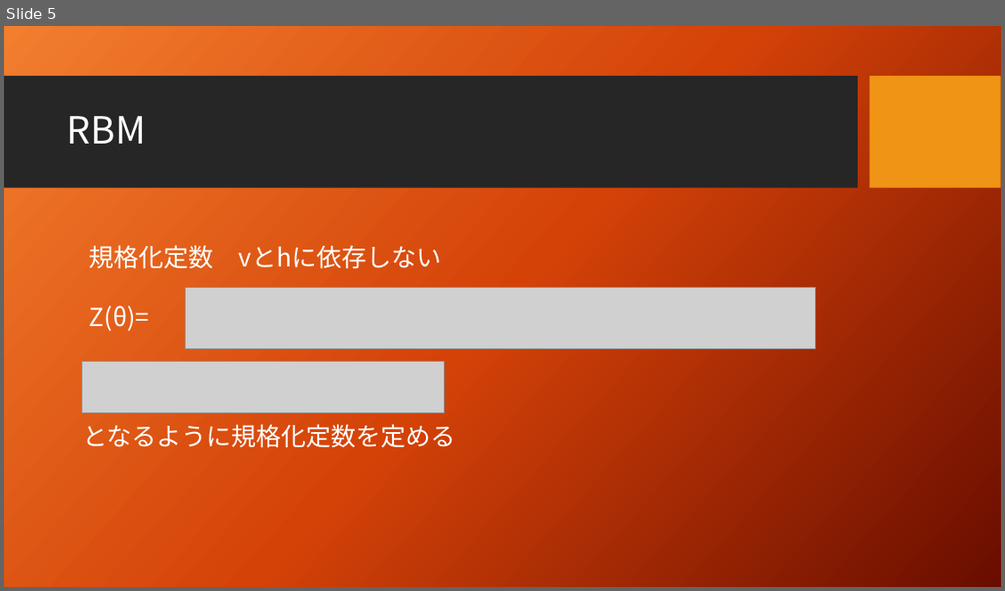
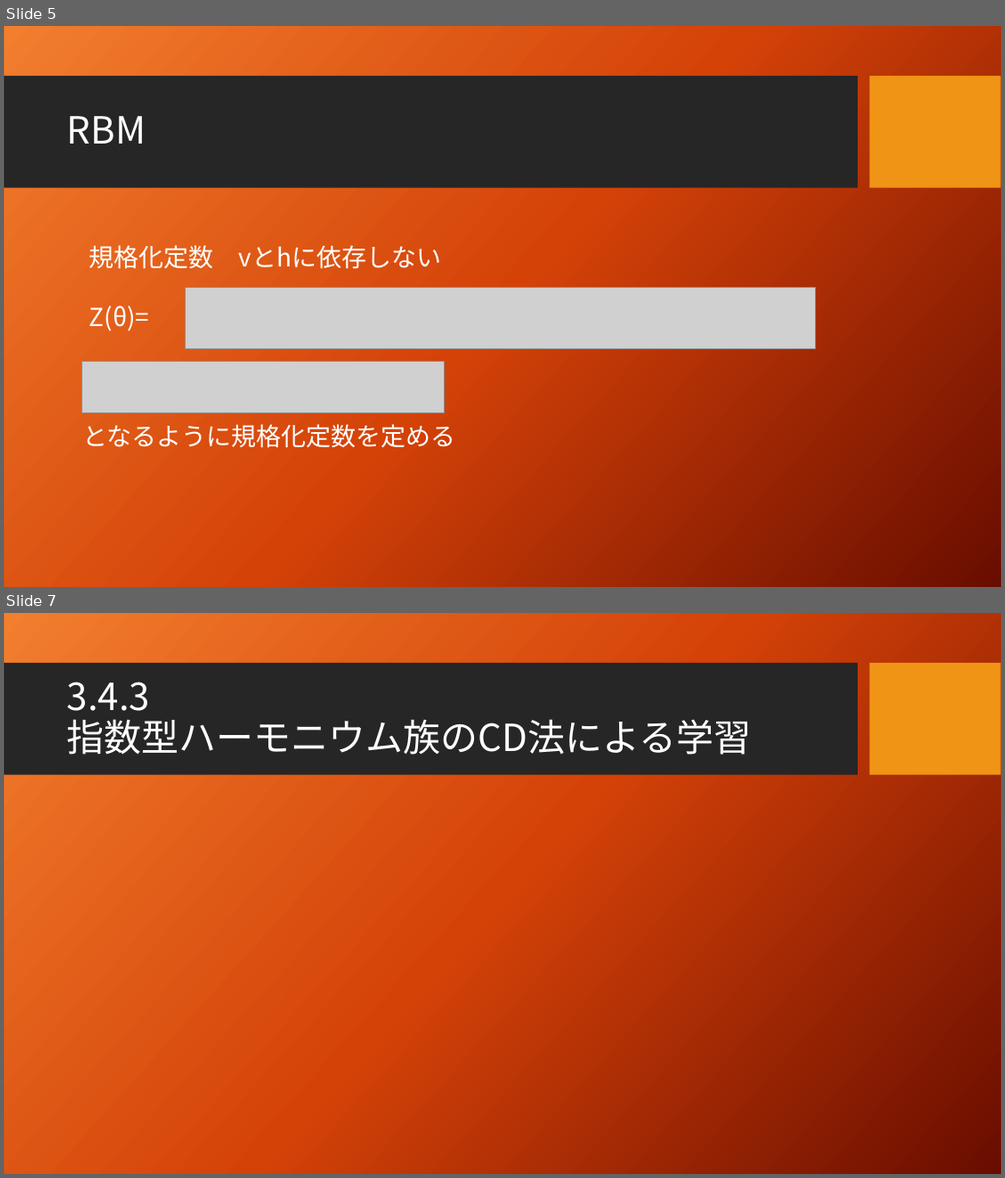
Before and after one commit to seigenji/deep_learning, a slide deck: deep_learning3.4.pptx. Shown one above the other, each under a label of ours: slide 5 before the commit, slides 5 and 7 after it; the slides between them are not shown. The pictures are 1005x591 and 1005x1178 pixels, drawn with LibreOffice and Linux fonts; fonts in the diff are those of the drawing; grey boxes stand for pictures; background and template pictures are left out. Boxes give left, top, right and bottom in pixels: in the first picture for what was removed or moved away, otherwise in the second. Text is boxed around its words. In the diff, an @@ line names an element or a change of style, - is before the commit and + after.

```diff
--- a/deep_learning3.4.pptx
+++ b/deep_learning3.4.pptx
@@ slide 7 added at box(4, 613, 1001, 1174), background picture (left out); not listed: 2 template elements that a slide beside it also shows @@
@@ title added at box(67, 682, 751, 755), 36 pt, text #FFFFFF @@
+3.4.3
+指数型ハーモニウム族のCD法による学習
```
Also in this commit, not shown: 2 slides changed, 1 other slide added, 1 slide removed.
